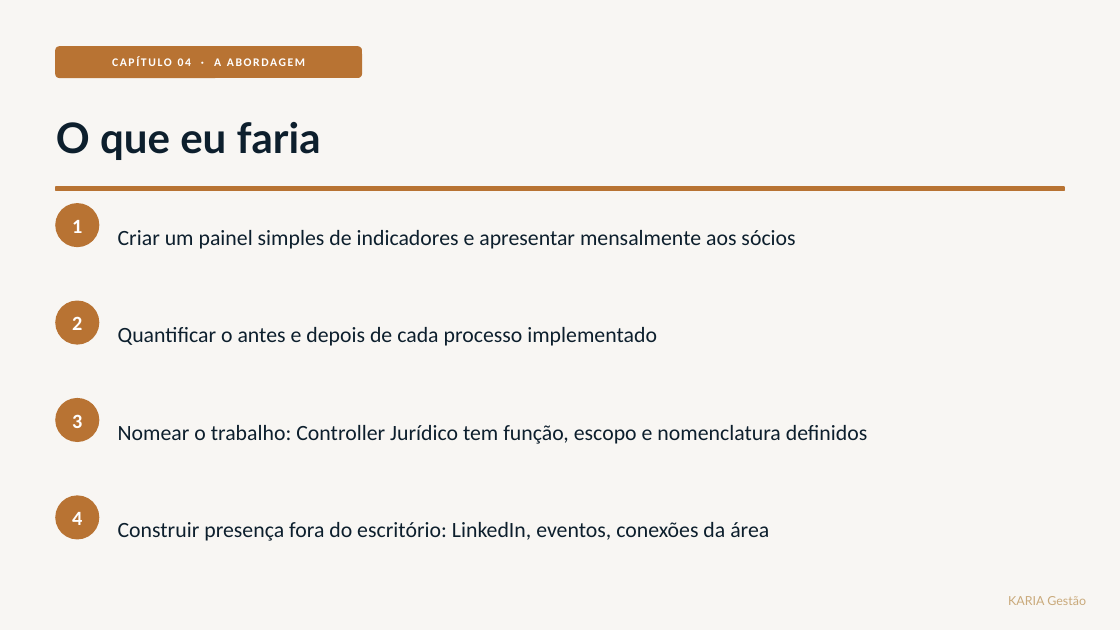
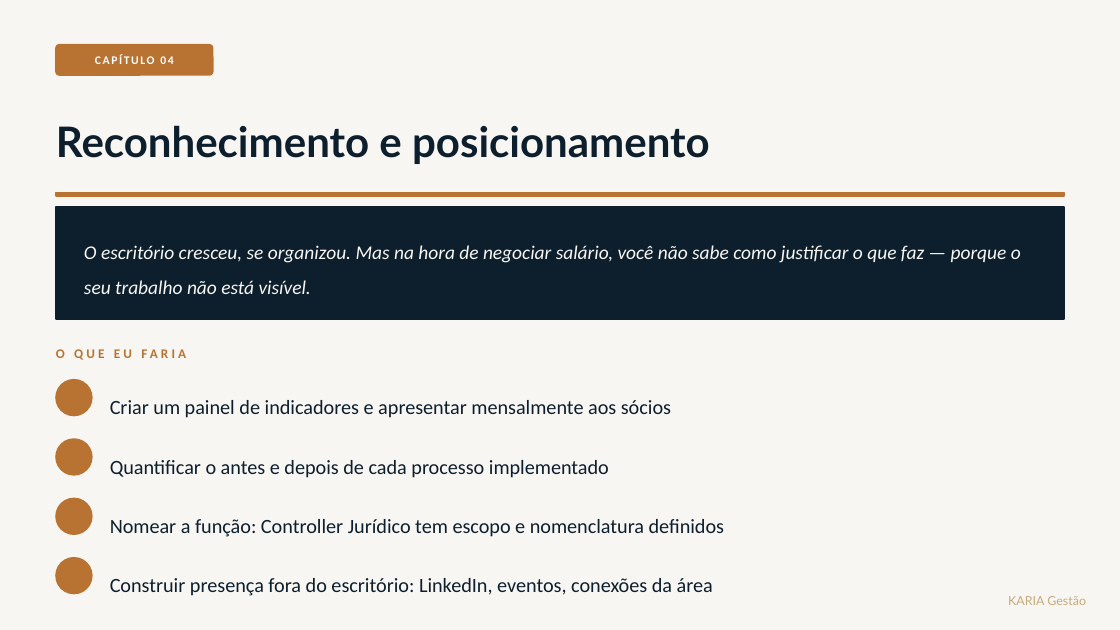
Before and after one commit to kariagestao/kariagestao.github.io, a slide deck: slide 11 of codigo-controller.pptx (slide 23 before the commit). Drawn at 1120x630 pixels with LibreOffice and Linux fonts; fonts in the diff are those of the drawing. Boxes give left, top, right and bottom in pixels: in the first picture for what was removed or moved away, otherwise in the second. Text is boxed around its words. In the diff, an @@ line names an element or a change of style, - is before the commit and + after.

```diff
--- a/codigo-controller.pptx
+++ b/codigo-controller.pptx
@@ rounded rectangle: place and size @@
-rounded rectangle at (56, 47, 362, 77)
+rounded rectangle at (56, 45, 213, 75)
@@ text at (95, 54, 173, 64): text changed @@
-CAPÍTULO 04 · A ABORDAGEM
+CAPÍTULO 04
@@ text at (56, 125, 710, 164): text changed @@
-O que eu faria
+Reconhecimento e posicionamento
@@ rectangle: place and size @@
-rectangle at (56, 187, 1064, 190)
+rectangle at (56, 193, 1064, 196)
@@ rectangle added at (56, 207, 1064, 319), fill #0D1F2D, outline #0D1F2D 1 pt @@
@@ text removed at (72, 220, 82, 233) @@
-1
@@ text added at (84, 245, 1021, 294), 12.5 pt, text #F8F6F3, italic @@
+O escritório cresceu, se organizou. Mas na hora de negociar salário, você não sabe como justificar o que faz — porque o seu trabalho não está visível.
@@ text removed at (72, 316, 82, 330) @@
-2
@@ text added at (56, 349, 65, 358), 8.5 pt, text #B87333, bold @@
+O QUE EU FARIA
@@ ellipse: place and size @@
-ellipse at (56, 301, 99, 344)
+ellipse at (56, 380, 92, 416)
@@ text removed at (72, 414, 82, 428) @@
-3
@@ text at (110, 400, 671, 418): text changed; size 14 to 13 pt @@
-Criar um painel simples de indicadores e apresentar mensalmente aos sócios
+Criar um painel de indicadores e apresentar mensalmente aos sócios
@@ ellipse: place and size @@
-ellipse at (56, 399, 99, 441)
+ellipse at (56, 439, 92, 475)
@@ text "Quantificar o antes e depois ..." at (110, 460, 609, 478): size 14 to 13 pt; line spacing 1.35 to 1.3 @@
@@ text "Quantificar o antes e depois ...": place and size @@
-text "Quantificar o antes e depois ..." at (118, 327, 657, 346)
+text "Quantificar o antes e depois ..." at (110, 460, 609, 478)
@@ ellipse: place and size @@
-ellipse at (56, 204, 99, 246)
+ellipse at (56, 498, 92, 534)
@@ text removed at (72, 512, 82, 525) @@
-4
@@ text at (110, 519, 724, 537): text changed; size 14 to 13 pt @@
-Nomear o trabalho: Controller Jurídico tem função, escopo e nomenclatura definidos
+Nomear a função: Controller Jurídico tem escopo e nomenclatura definidos
@@ ellipse: place and size @@
-ellipse at (56, 496, 99, 539)
+ellipse at (56, 558, 92, 594)
@@ text "Construir presença fora do escritório: ...": place and size @@
-text "Construir presença fora do escritório: ..." at (118, 522, 769, 541)
+text "Construir presença fora do escritório: ..." at (110, 578, 713, 596)
@@ text "Construir presença fora do escritório: ..." at (110, 578, 713, 596): size 14 to 13 pt; line spacing 1.35 to 1.3 @@
```
Also in this commit, not shown: 11 other slides changed, 2 slides added, 18 slides removed.
